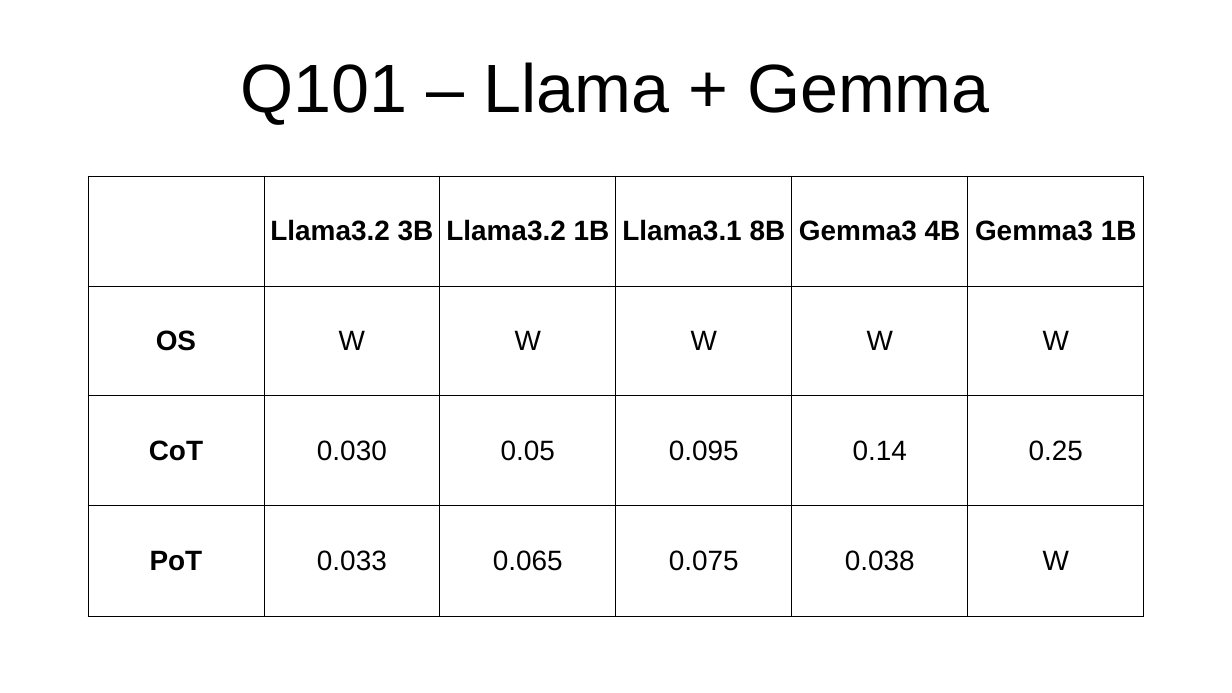
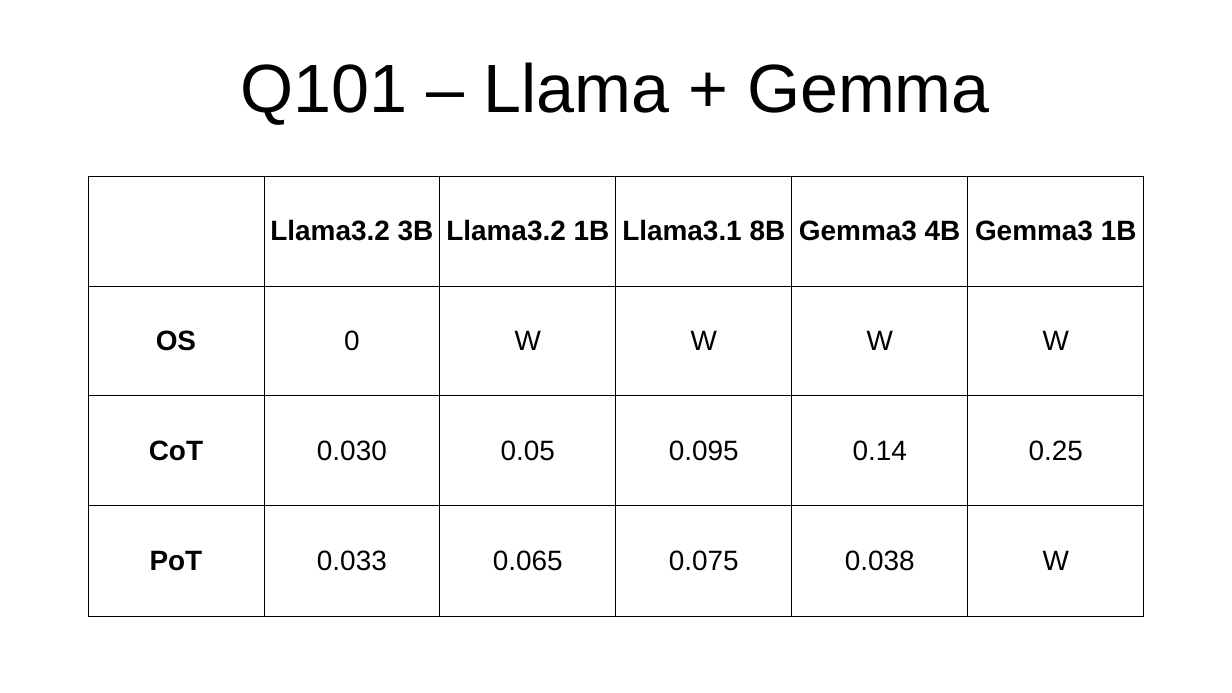
Before and after one commit to PieBerto/Stress-testing-chatbots, a slide deck: slide 13 of Slideshow/Results_presentation.odp. Drawn at 1232x693 pixels with LibreOffice and Linux fonts; fonts in the diff are those of the drawing. Boxes give left, top, right and bottom in pixels: in the first picture for what was removed or moved away, otherwise in the second. Text is boxed around its words. In the diff, an @@ line names an element or a change of style, - is before the commit and + after.

```diff
--- a/Slideshow/Results_presentation.odp
+++ b/Slideshow/Results_presentation.odp
@@ table at bbox=[88, 176, 1143, 616] @@
-row 2, column 2: W
+row 2, column 2: 0
```
Also in this commit, not shown: 4 other slides changed, 8 other files.
